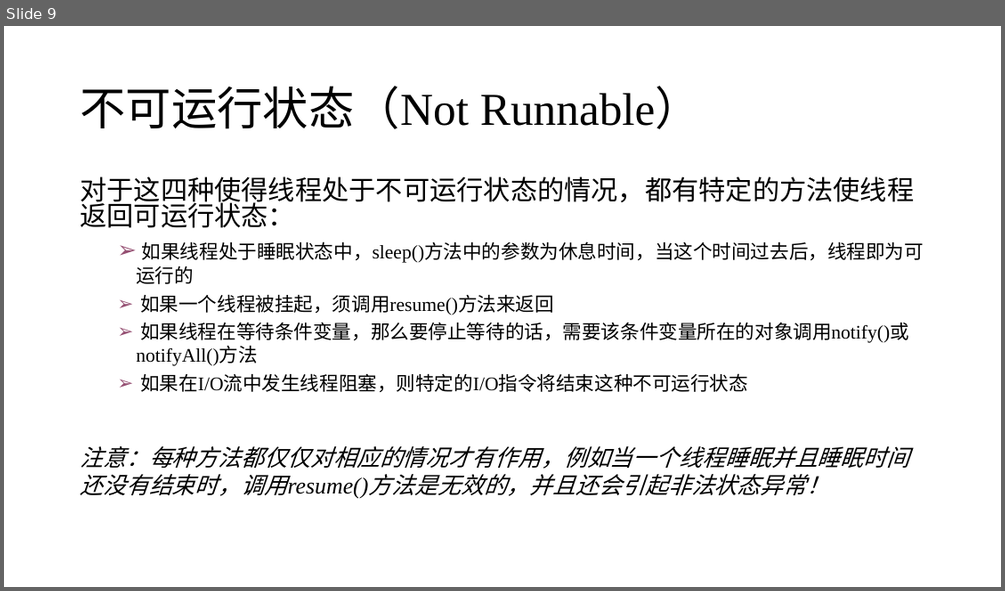
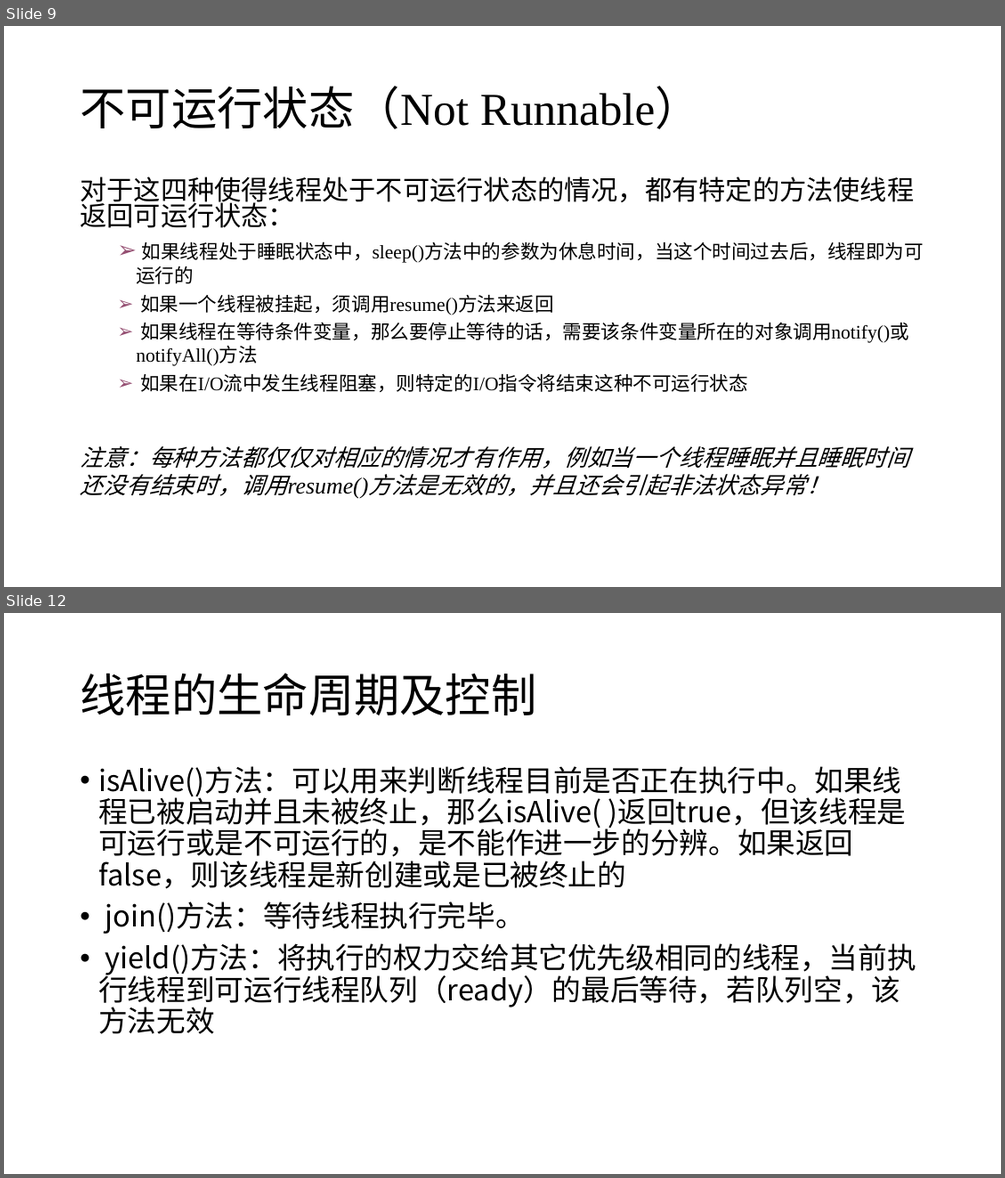
Before and after one commit to j-w-huang/oop, a slide deck: ch6/第六章 part3.pptx. Shown one above the other, each under a label of ours: slide 9 before the commit, slides 9 and 12 after it; the slides between them are not shown. The pictures are 1005x591 and 1005x1178 pixels, drawn with LibreOffice and Linux fonts; fonts in the diff are those of the drawing. Boxes give left, top, right and bottom in pixels: in the first picture for what was removed or moved away, otherwise in the second. Text is boxed around its words. In the diff, an @@ line names an element or a change of style, - is before the commit and + after.

```diff
--- a/ch6/第六章 part3.pptx
+++ b/ch6/第六章 part3.pptx
@@ slide 12 added at [4, 613, 1001, 1174], background #FFFFFF @@
@@ title added at [80, 673, 536, 715], 44 pt, text #000000 @@
+线程的生命周期及控制
@@ text added at [98, 766, 916, 1034], 28 pt, text #000000 @@
+• isAlive()方法：可以用来判断线程目前是否正在执行中。如果线程已被启动并且未被终止，那么isAlive( )返回true，但该线程是可运行或是不可运行的，是不能作进一步的分辨。如果返回false，则该线程是新创建或是已被终止的
+• join()方法：等待线程执行完毕。
+• yield()方法：将执行的权力交给其它优先级相同的线程，当前执行线程到可运行线程队列（ready）的最后等待，若队列空，该方法无效
```
Also in this commit, not shown: 1 slide changed, 29 other slides added, 2 other files.
